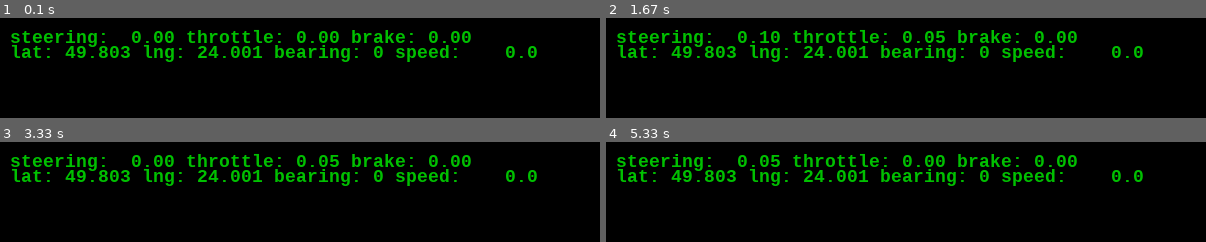
Above: before the commit, frames 1-4 (two rows, left to right).
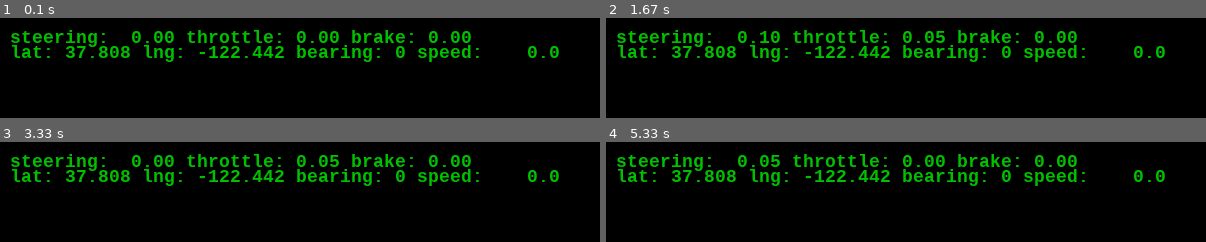
Above: after the commit, the same moments.

Repository: qvasic/repo1
Game: pygame game, started from ccp_srv/driver.py
Same seed, same stepped clock (60 frames per second), same inputs: the game is played once before the commit and once after it.
Inputs:
- Up to frame 1 (0.1 s): no input
- Up to frame 2 (1.67 s): hold Right 0.33-0.8 s; hold Up 0.83-1.13 s; hold Right 1.17-1.63 s
- Up to frame 3 (3.33 s): hold Left 1.67-2.2 s; hold Down 2.23-2.53 s; hold Left 2.57-2.97 s; hold Up from 3 s (still down)
- Up to frame 4 (5.33 s): release Up at 3.37 s; hold Right 3.4-4.03 s; hold Down 4.07-4.43 s; hold Left 4.47-4.93 s; hold Right from 4.97 s (still down)

The runs differ from the first frame. In frame 1, 3.5% of the frame differs, in the area x 10-94%, y 27-44%; in frame 2, 3.5%; in frame 3, 3.5%; in frame 4, 3.5%.

Commit message:
bug with curved movement fixed

Diff:
--- a/ccp_srv/driver.py
+++ b/ccp_srv/driver.py
@@ -45,8 +45,8 @@
         printer = TextPrinter( surface, (0, 192, 0) )
         vehicle = vehicle_phys.VehicleOnEarthSurface( )
 
-        vehicle.lat = 49.802975
-        vehicle.lng = 24.000613
+        vehicle.lat = 37.807973
+        vehicle.lng = -122.442499
 
         steering = 0
         throttle = 0
--- a/ccp_srv/vehicle_phys.py
+++ b/ccp_srv/vehicle_phys.py
@@ -68,7 +68,7 @@
             raise ValueError( "Speed is too fast for this turn radius." )
 
         direct_dist_to_end_of_travel_m = 2 * turn_radius_m * math.sin( angle_turned_rad/2 )
-        direct_bearing_to_end_of_travel_deg = 90 - angle_turned_rad/2
+        direct_bearing_to_end_of_travel_deg = earth_walk.rad_to_deg( angle_turned_rad/2 )
 
         steer_dir = 1 if steering_ctrl > 0 else -1
 
